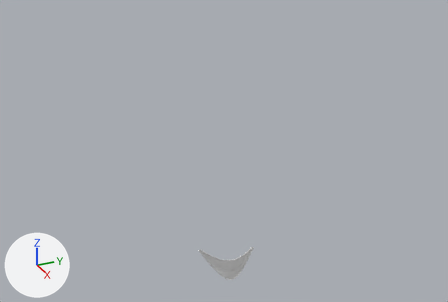
A saved change to the FBX model Assets/Assets/Net/SM_Net.fbx.
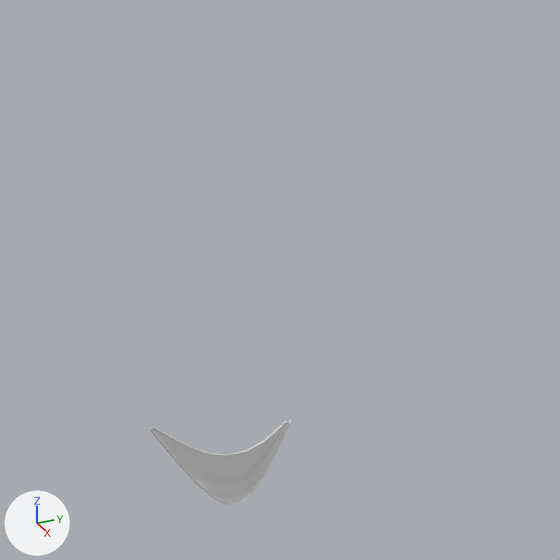
Each version appears first whole from a 50 mm lens placed at (6.15, -2.8, 4.55), pointed at (-0.47, 0.17, 1.24), and next in a close-up on the part from 31% to 80% of the width and 27% to 100% of the height. Lighting does not change. The marker at lower left points along +X, +Y and +Z. Vertices at the same position are counted once.

Before the edit, the objects in view are built like this:
```python
me_mesh = bpy.data.meshes.new('Mesh')
me_mesh.from_pydata(...)  # 151 vertices, 124 faces; spans x -2.95..1.94, y -0.42..2.9, z -1.63..2.19
ob_line001 = bpy.data.objects.new('Line001', me_mesh)
ob_line001.location = (0.0, 0.0, 0.0)
ob_line001.rotation_euler = (1.571, 0.0, -1.571)  # degrees (90, 0, -90)
```
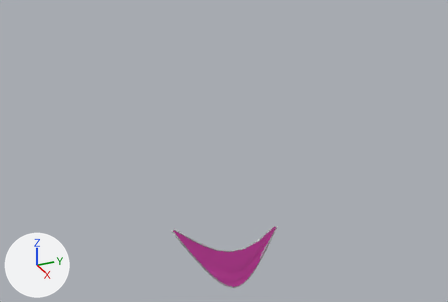
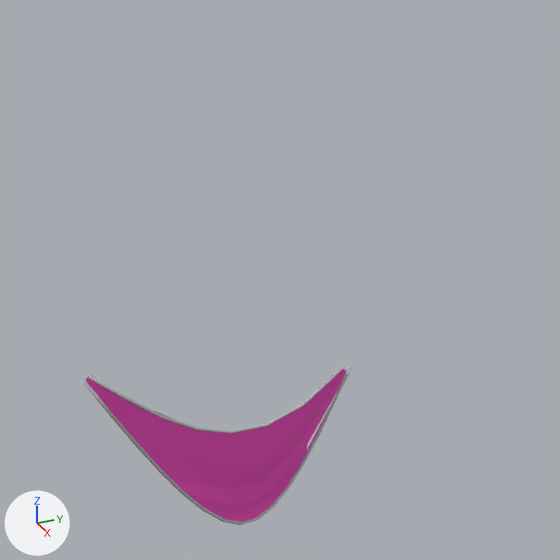
Where the change shows, as pixel boxes [x1, y1, x2, y2] in the close-ups (560 x 560 px; the box of a moved part takes in the faces that stretch with it):
'Line001', reshaped, turned: before [150, 420, 291, 505]; after [82, 367, 351, 525]
part 1 of me_mesh, moved or reshaped: before [154, 421, 287, 456]; after [88, 368, 343, 434]
part 2 of me_mesh, moved or reshaped: before [150, 420, 291, 505]; after [82, 367, 351, 525]
part 3 of me_mesh, added: after [86, 369, 349, 522]
part 4 of me_mesh, deleted: before [152, 421, 290, 503]

What the commit changed:
Material 'Material #25' (mat_material__25) is new.
Its base color is (0.5, 0.5, 0.5) (grey #bcbcbc).
Its roughness is 0.0.
Material 'Material #37' (mat_material__37) is new.
Its base color is (0.859, 0.0745, 0.518) (pink #ee4dbf).
Its roughness is 0.0.
me_mesh is used by ob_line001; location (0.0, 0.0, 0.0); rotation (1.571, 0.0, -1.571), in degrees (90, 0, -90).
me_mesh had 151 vertices, 124 faces and spanned x -2.95..1.94, y -0.42..2.9, z -1.63..2.19.
me_mesh now has 149 vertices, 130 faces and spans x -0.02..0.02, y -0.74..0.74, z -0.56..0.56.
me_mesh part 1: the loose piece of 32 vertices spanning x -0.37..0.37, y -0.12..0.18, z -0.01..0.01 is multiplied about its middle by the matrix ((0.0, 0.0, -1.87), (-1.87, 0.0, 0.0), (0.0, 1.87, 0.0)), then moved by (0.01, -0.04, 0.29), in mat_material__25 (grey #bcbcbc).
me_mesh part 2: the loose piece of 60 vertices spanning x -0.4..0.39, y -0.42..0.17, z 0.0..0.01 is multiplied about its middle by the matrix ((0.0, 0.0, -1.87), (-1.87, 0.0, 0.0), (0.0, 1.87, 0.0)), then moved by (0.01, 0.13, -0.01), in mat_material__25 (grey #bcbcbc).
me_mesh part 3: a new loose piece of 57 vertices spanning x -0.02..0.01, y -0.72..0.73, z -0.56..0.56, in mat_material__37 (pink #ee4dbe).
me_mesh part 4: the loose piece of 50 vertices spanning x -0.39..0.38, y -0.42..0.18, z 0.0..0.01 is deleted.
me_mesh part 5: the surface is now shaded smooth.
me_mesh now uses material mat_material__25 (grey #bcbcbc).
me_mesh now uses material mat_material__37 (pink #ee4dbf).
Object 'Line001' (ob_line001) turns from (90, 0, -90) to (0, 0, 0) degrees about x, y and z.
